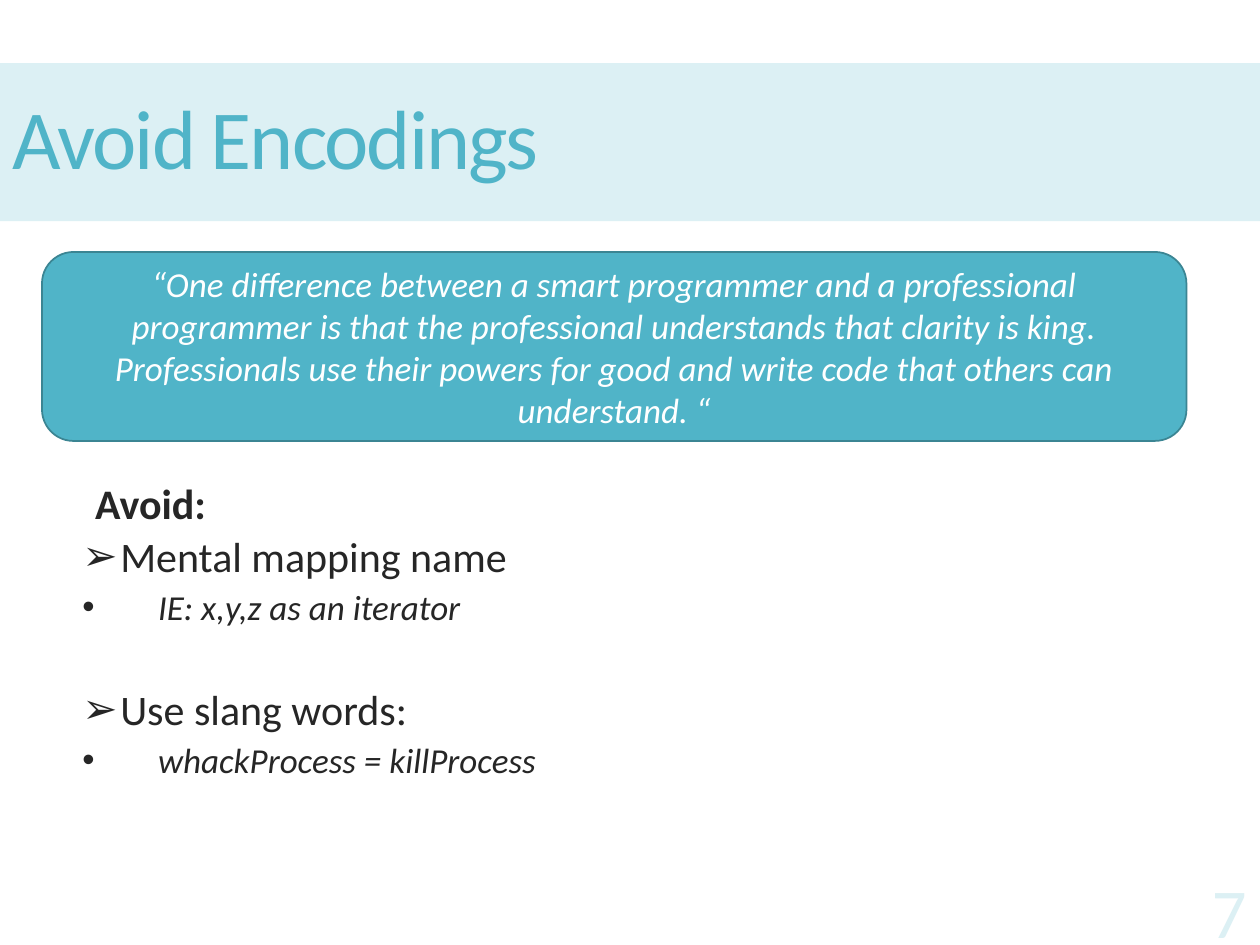
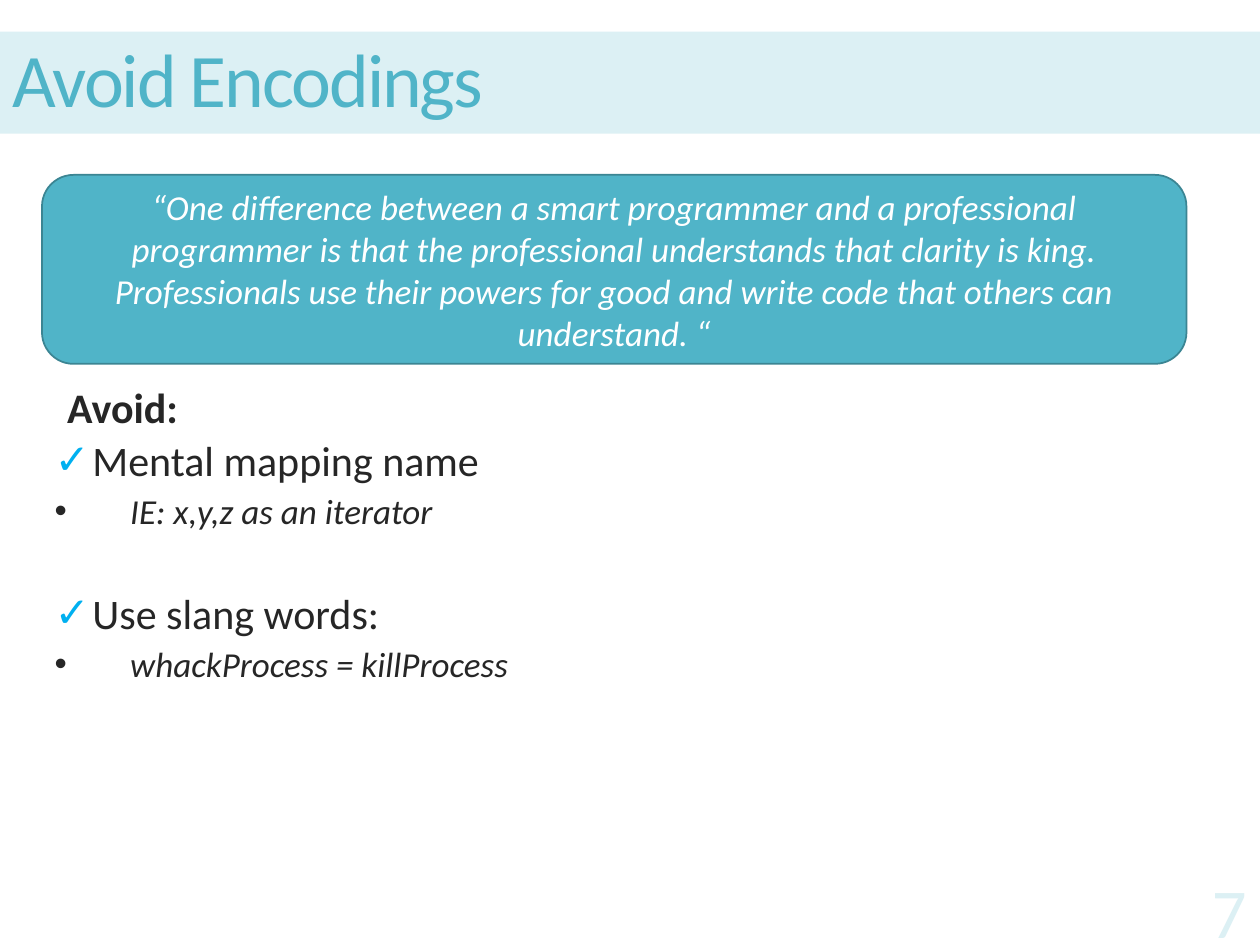
Before and after one commit to Monkey-D-Kid/CleanCode, a slide deck: slide 7 of CleanCode.pptx. Drawn at 1260x945 pixels with LibreOffice and Linux fonts; fonts in the diff are those of the drawing. Boxes give left, top, right and bottom in pixels: in the first picture for what was removed or moved away, otherwise in the second. Text is boxed around its words. In the diff, an @@ line names an element or a change of style, - is before the commit and + after.

```diff
--- a/CleanCode.pptx
+++ b/CleanCode.pptx
@@ title "Avoid Encodings": place and size @@
-title "Avoid Encodings" at [0, 63, 1260, 222]
+title "Avoid Encodings" at [0, 32, 1260, 134]
@@ title "Avoid Encodings" at [0, 32, 1260, 134]: size 48 to 43.2 pt @@
@@ text "Avoid:": place and size @@
-text "Avoid:" at [95, 489, 535, 774]
+text "Avoid:" at [67, 393, 507, 678]
@@ rounded rectangle "“One difference between a smart ...": place and size @@
-rounded rectangle "“One difference between a smart ..." at [42, 252, 1186, 441]
+rounded rectangle "“One difference between a smart ..." at [42, 175, 1186, 364]
@@ text at [92, 447, 479, 637]: bullet ➢ to ✓ @@
```
Also in this commit, not shown: 8 other slides changed, 19 slides added, 1 other file.
